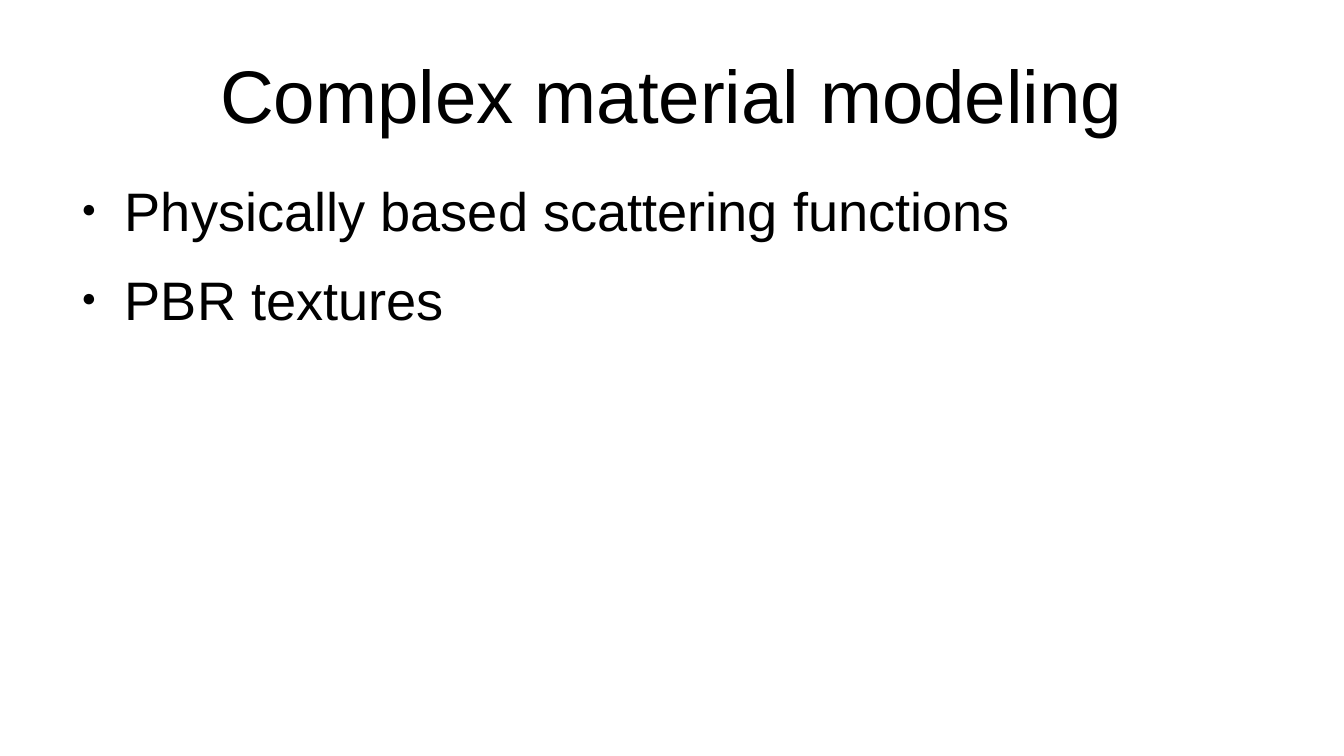
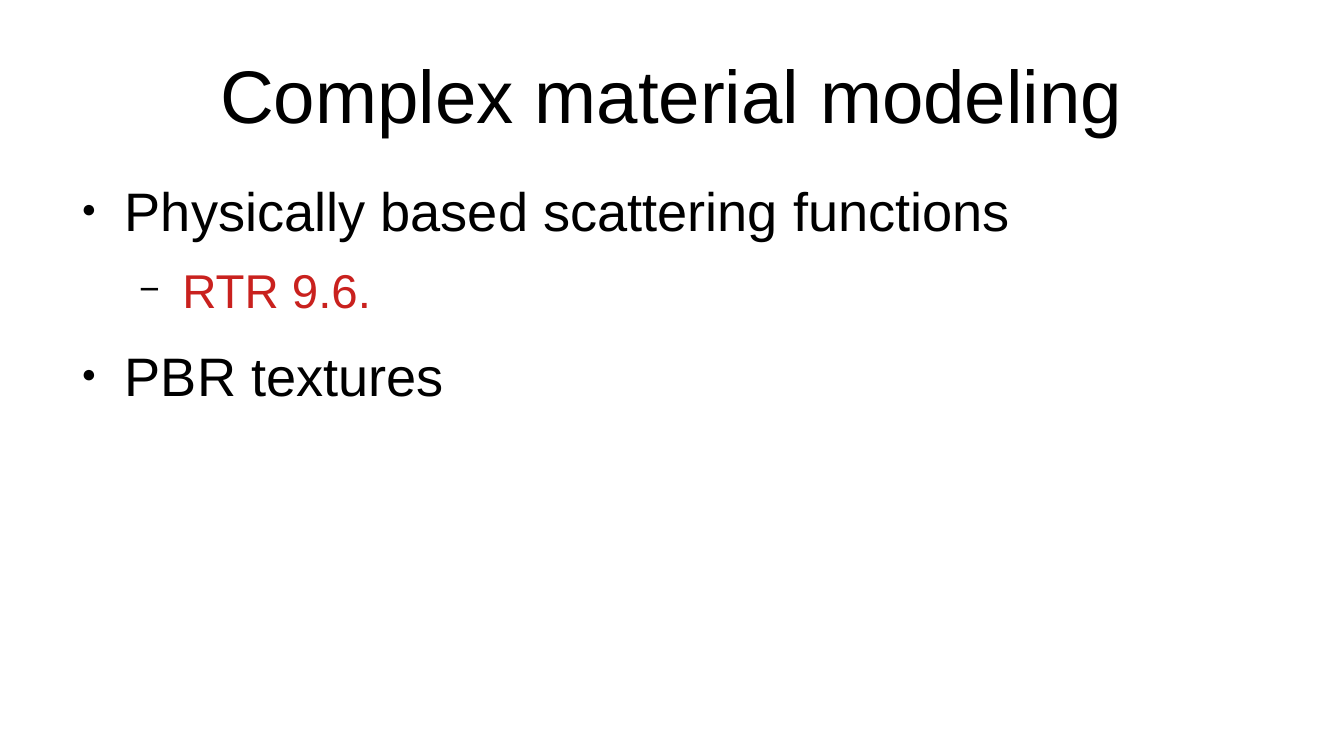
Before and after one commit to lorentzo/IntroductionToComputerGraphics, a slide deck: slide 52 of lectures/6_more_3D_scene/1_intro.odp. Drawn at 1344x756 pixels with LibreOffice and Linux fonts; fonts in the diff are those of the drawing. Boxes give left, top, right and bottom in pixels: in the first picture for what was removed or moved away, otherwise in the second. Text is boxed around its words. In the diff, an @@ line names an element or a change of style, - is before the commit and + after.

Commit message:
material

```diff
--- a/lectures/6_more_3D_scene/1_intro.odp
+++ b/lectures/6_more_3D_scene/1_intro.odp
@@ text at [182, 275, 371, 309]: paragraph added @@
+  − RTR 9.6.
```
Also in this commit, not shown: 7 other files.
